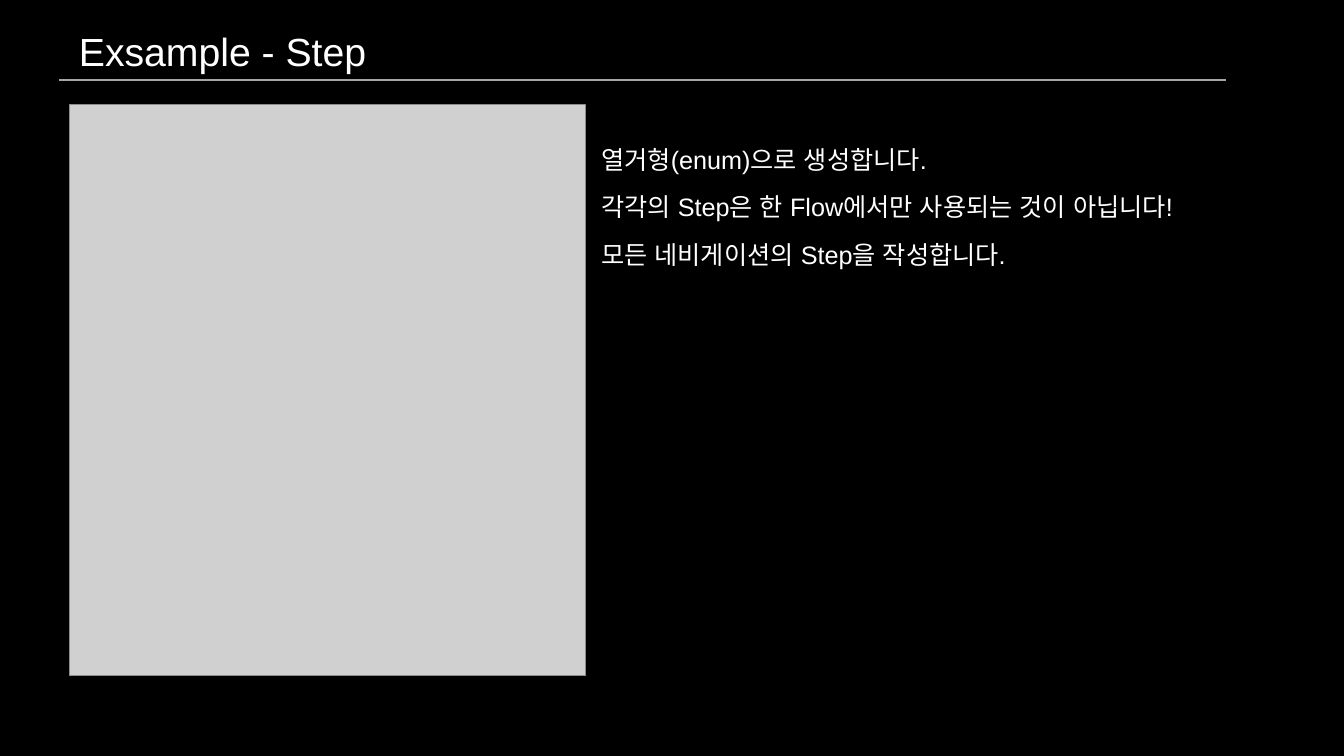
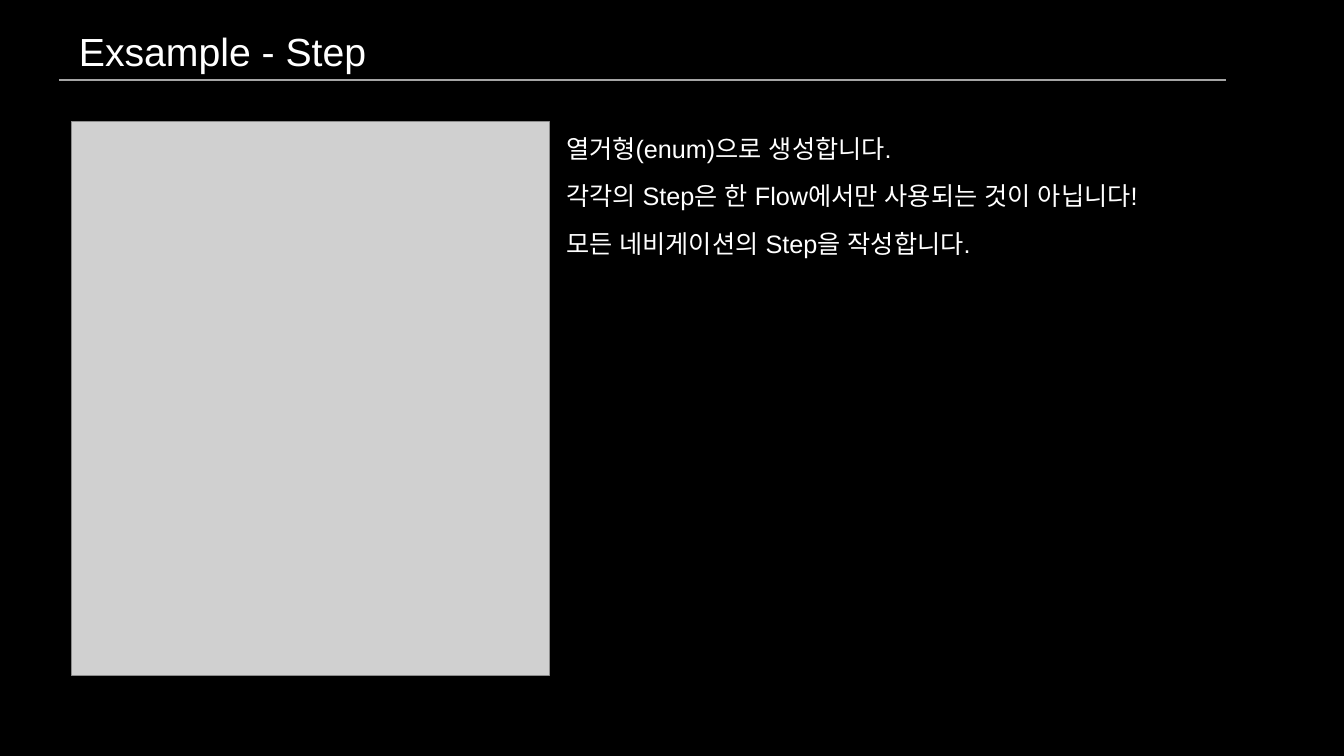
Before and after one commit to MangDic/RxFlow_Exsample, a slide deck: slide 11 of RxFlow 세미나 - 이명직.pptx. Drawn at 1344x756 pixels with LibreOffice and Linux fonts; fonts in the diff are those of the drawing; grey boxes stand for pictures. Boxes give left, top, right and bottom in pixels: in the first picture for what was removed or moved away, otherwise in the second. Text is boxed around its words. In the diff, an @@ line names an element or a change of style, - is before the commit and + after.

```diff
--- a/RxFlow 세미나 - 이명직.pptx
+++ b/RxFlow 세미나 - 이명직.pptx
@@ picture: place and size @@
-picture at (70,105,587,677)
+picture at (72,121,549,676)
@@ 3 texts: place and size @@
-3 texts at (601,148,1173,269)
+3 texts at (566,137,1138,258)
```
Also in this commit, not shown: 1 other slide changed, 1 slide added.
